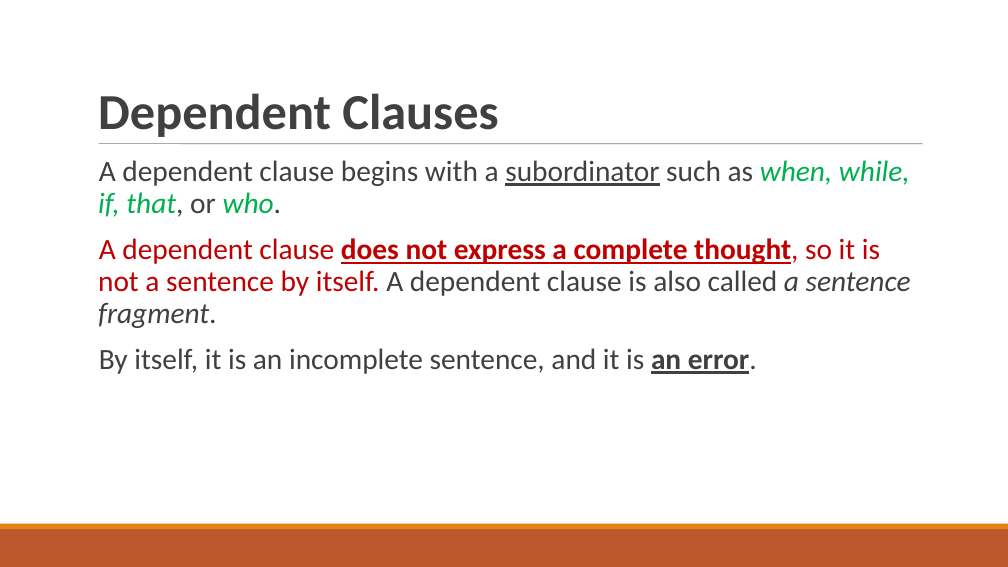
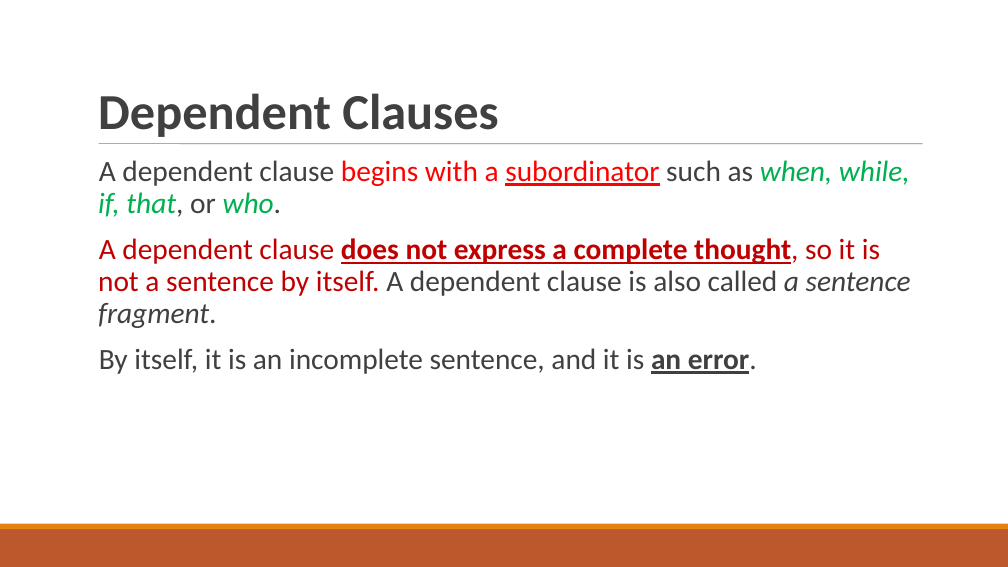
Before and after one commit to FrankKirin/ecust_cource_files, a slide deck: slide 5 of academic_english_writing/y-W13--Types of Sentences & Fixing Sentence Problems（S）.ppt. Drawn at 1008x567 pixels with LibreOffice and Linux fonts; fonts in the diff are those of the drawing. Boxes give left, top, right and bottom in pixels: in the first picture for what was removed or moved away, otherwise in the second. Text is boxed around its words. In the diff, an @@ line names an element or a change of style, - is before the commit and + after.

```diff
--- a/academic_english_writing/y-W13--Types of Sentences & Fixing Sentence Problems（S）.ppt
+++ b/academic_english_writing/y-W13--Types of Sentences & Fixing Sentence Problems（S）.ppt
@@ text at (x1=98, y1=160, x2=910, y2=217): text colour #404040 to #FF0000 in "begins with a subordinator" @@
```
Also in this commit, not shown: 2 other slides changed, 7 other files.
